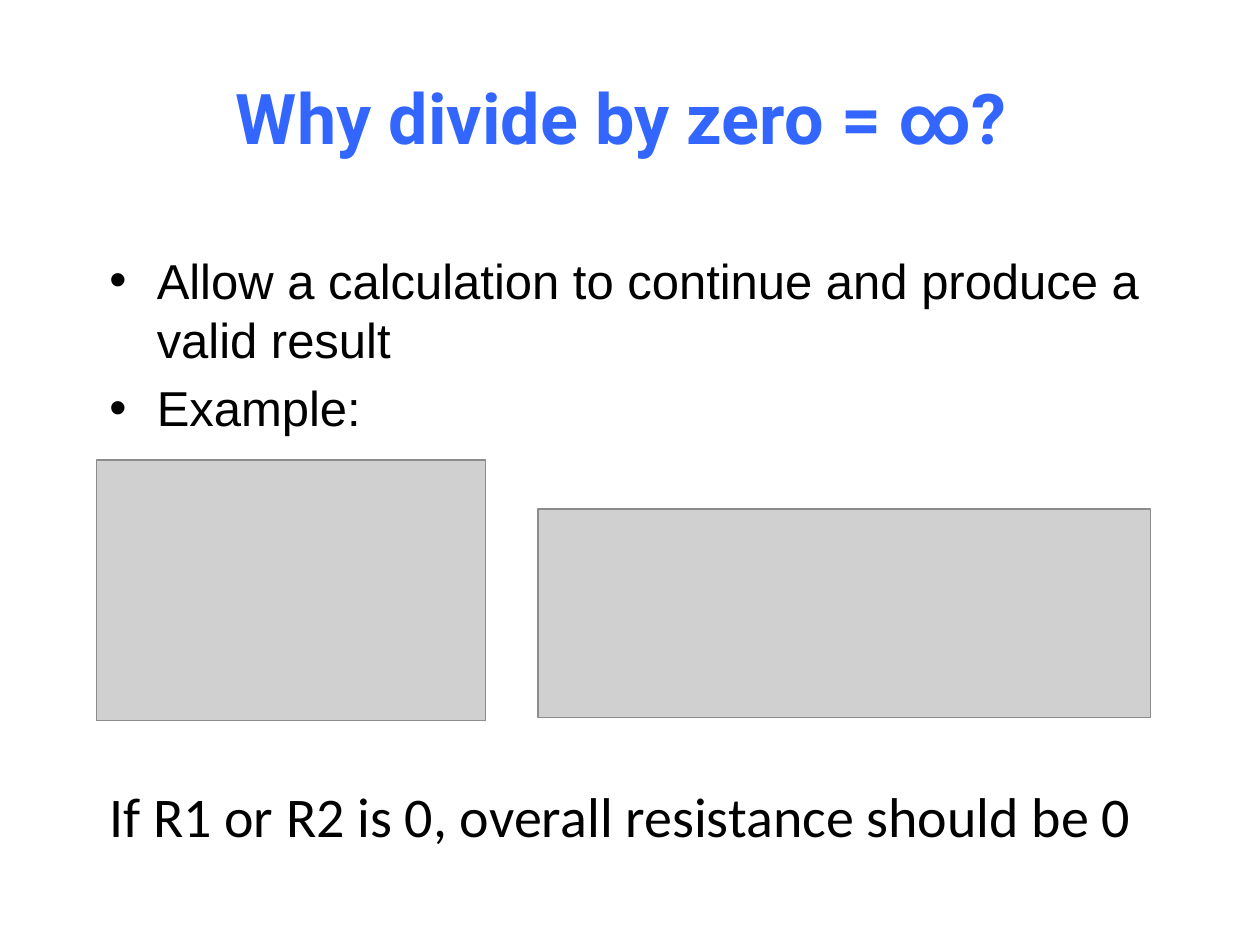
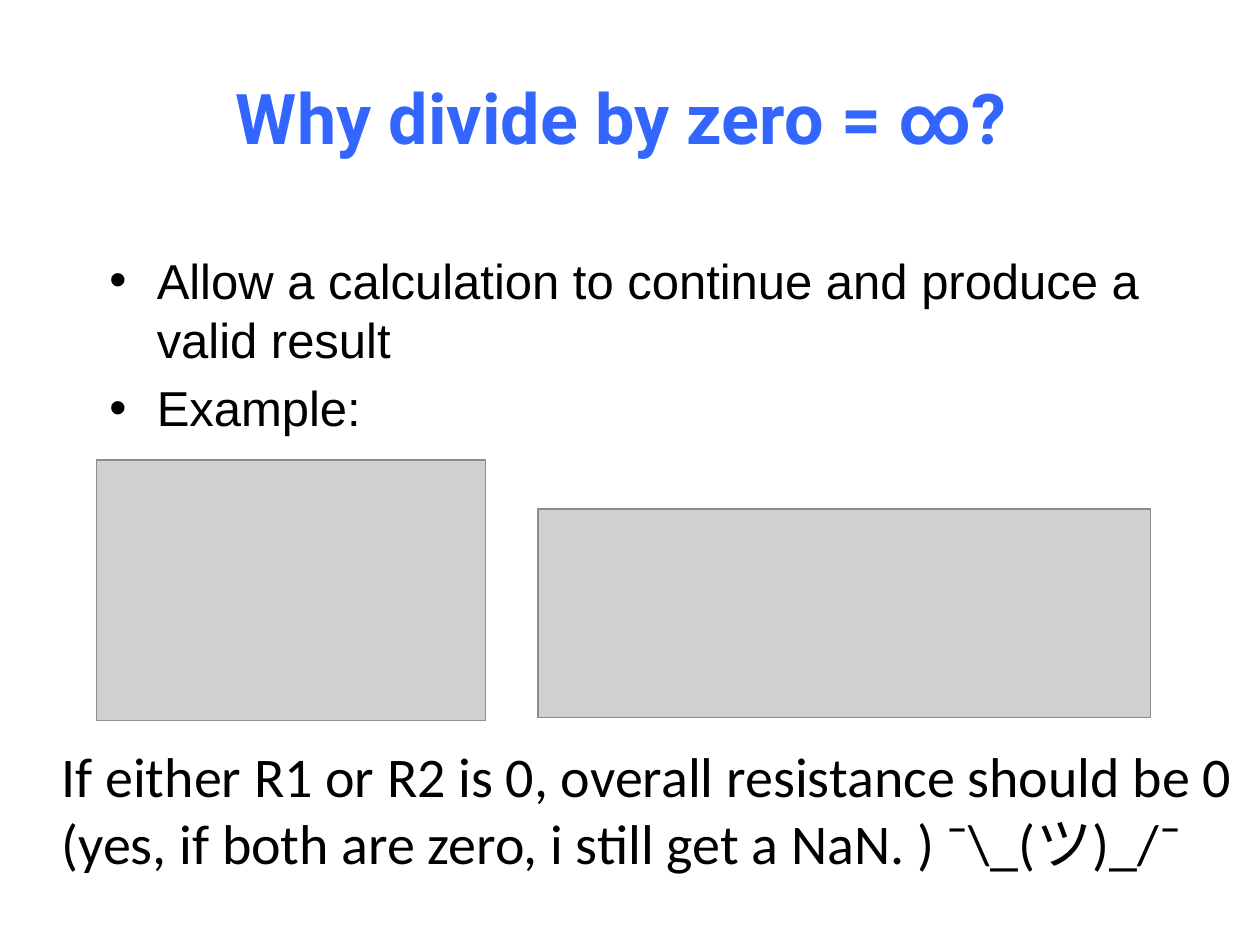
Before and after one commit to NYU-CSO/nyu-cso.github.io, a slide deck: slide 64 of notes/03-floats.pptx (slide 61 before the commit). Drawn at 1260x945 pixels with LibreOffice and Linux fonts; fonts in the diff are those of the drawing; grey boxes stand for pictures. Boxes give left, top, right and bottom in pixels: in the first picture for what was removed or moved away, otherwise in the second. Text is boxed around its words. In the diff, an @@ line names an element or a change of style, - is before the commit and + after.

```diff
--- a/notes/03-floats.pptx
+++ b/notes/03-floats.pptx
@@ text at [61,758,1231,874]: text changed @@
-If R1 or R2 is 0, overall resistance should be 0
+If either R1 or R2 is 0, overall resistance should be 0
+(yes, if both are zero, i still get a NaN. ) ¯\_(ツ)_/¯
```
Also in this commit, not shown: 4 other slides changed, 3 slides added, 1 other file.
